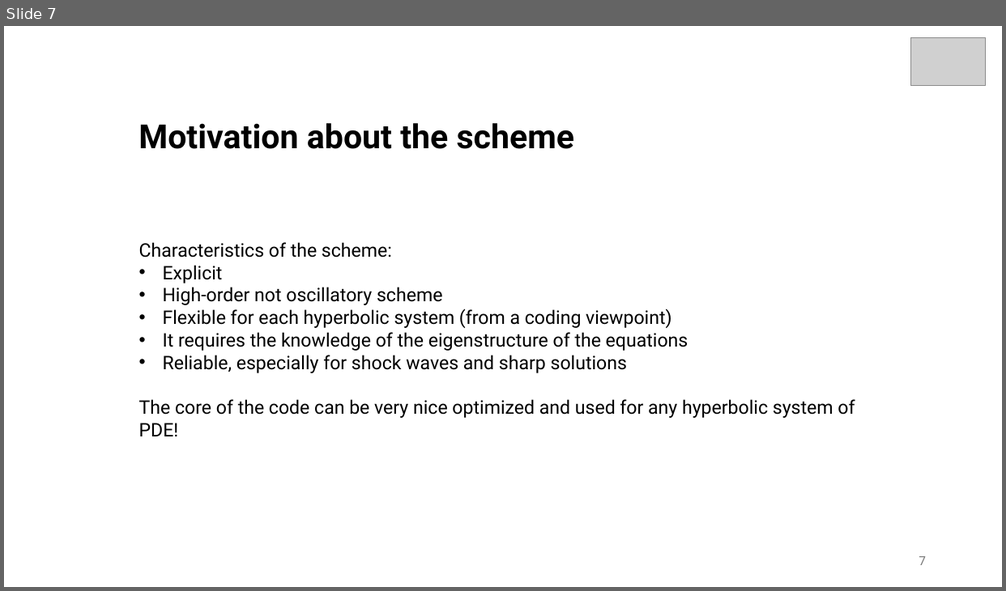
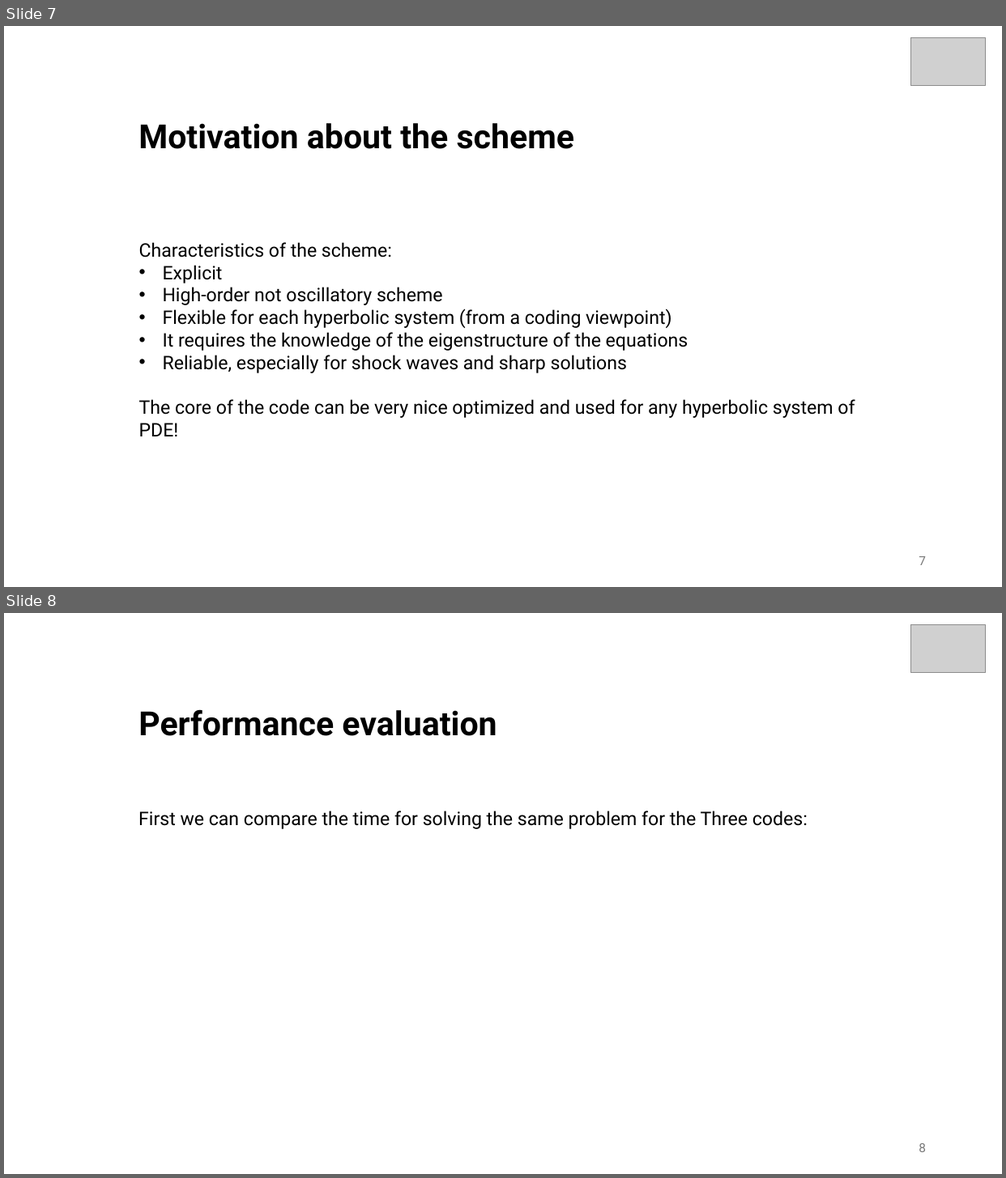
Before and after one commit to nunziogit/project_2D, a slide deck: presentation_Julia.pptx. Shown one above the other, each under a label of ours: slide 7 before the commit, slides 7 and 8 after it. The pictures are 1006x591 and 1006x1178 pixels, drawn with LibreOffice and Linux fonts; fonts in the diff are those of the drawing; grey boxes stand for pictures. Boxes give left, top, right and bottom in pixels: in the first picture for what was removed or moved away, otherwise in the second. Text is boxed around its words. In the diff, an @@ line names an element or a change of style, - is before the commit and + after.

Commit message:
updated presentation

```diff
--- a/presentation_Julia.pptx
+++ b/presentation_Julia.pptx
@@ slide 8 added at (4, 613, 1002, 1174), background #FFFFFF @@
@@ picture added at (911, 624, 986, 672) @@
@@ text added at (138, 709, 496, 736), 32 pt, text #000000, bold @@
+Performance evaluation
@@ text added at (138, 811, 808, 829), 18 pt, text #000000 @@
+First we can compare the time for solving the same problem for the Three codes:
@@ page number added at (918, 1144, 926, 1152), 12 pt, text #797979 @@
+8
```
Also in this commit, not shown: 1 slide changed.
